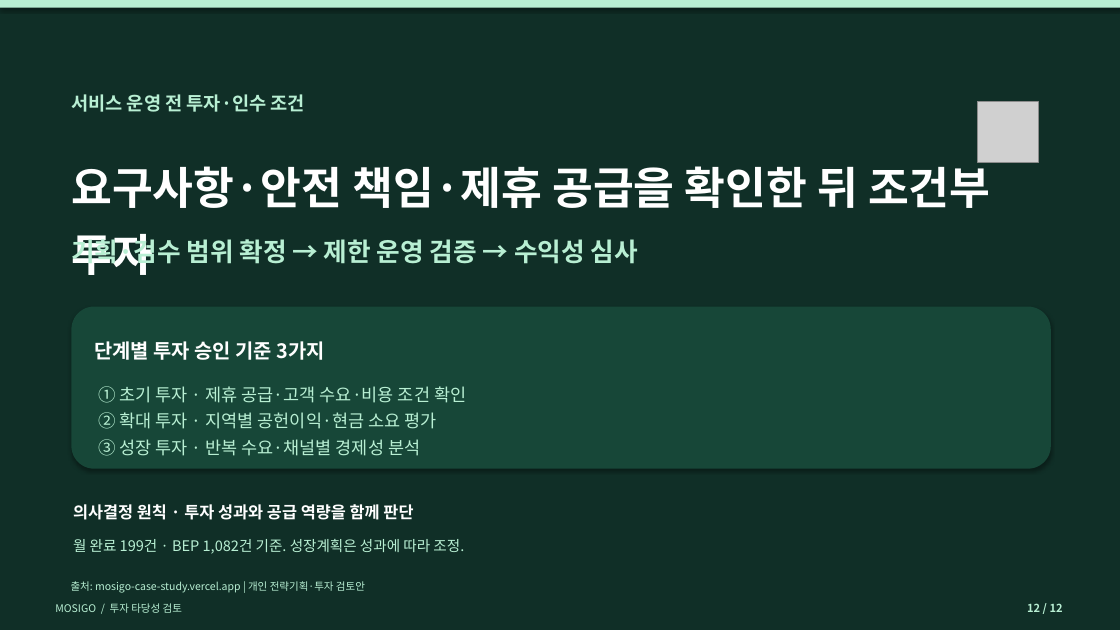
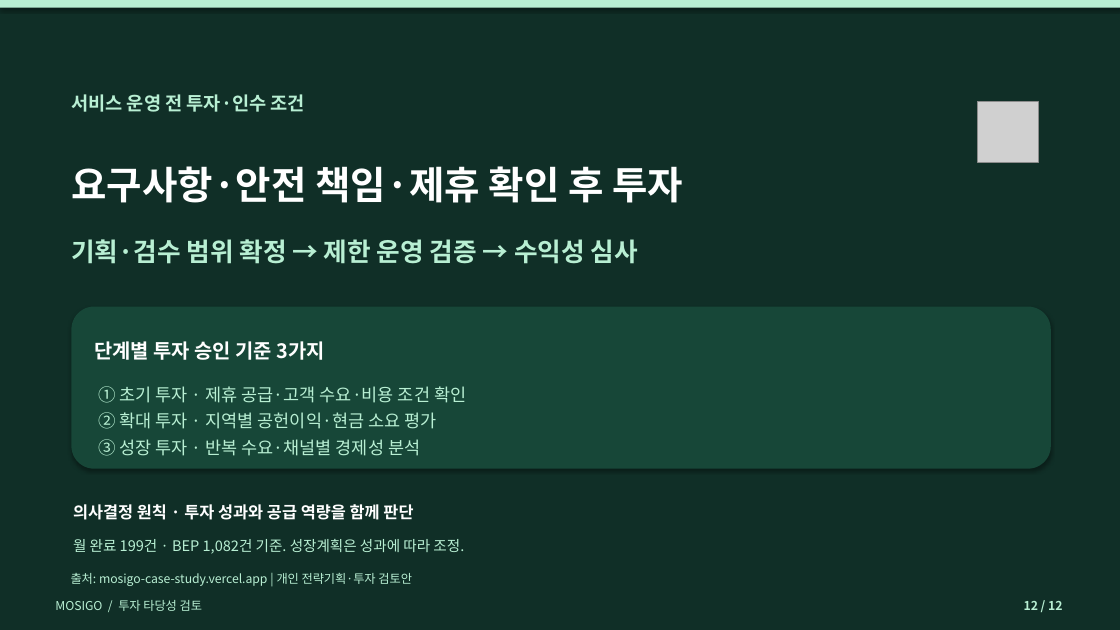
Before and after one commit to dohyunkimmm/mosigo-case-study, a slide deck: slide 12 of downloads/MOSIGO_IR_Investment_Review_12slides.pptx. Drawn at 1120x630 pixels with LibreOffice and Linux fonts; fonts in the diff are those of the drawing; grey boxes stand for pictures. Boxes give left, top, right and bottom in pixels: in the first picture for what was removed or moved away, otherwise in the second. Text is boxed around its words. In the diff, an @@ line names an element or a change of style, - is before the commit and + after.

```diff
--- a/downloads/MOSIGO_IR_Investment_Review_12slides.pptx
+++ b/downloads/MOSIGO_IR_Investment_Review_12slides.pptx
@@ text at bbox=[71, 166, 683, 203]: text changed; size 38 to 33 pt @@
-요구사항·안전 책임·제휴 공급을 확인한 뒤 조건부 투자
+요구사항·안전 책임·제휴 확인 후 투자
@@ text "출처: mosigo-case-study.vercel.app | 개인 전략기획·투자 ..." at bbox=[71, 573, 412, 586]: size 9 to 10.5 pt @@
@@ text "출처: mosigo-case-study.vercel.app | 개인 전략기획·투자 ...": place and size @@
-text "출처: mosigo-case-study.vercel.app | 개인 전략기획·투자 ..." at bbox=[71, 581, 365, 593]
+text "출처: mosigo-case-study.vercel.app | 개인 전략기획·투자 ..." at bbox=[71, 573, 412, 586]
@@ text "MOSIGO / 투자 타당성 검토" at bbox=[55, 600, 202, 611]: size 9 to 10.5 pt @@
@@ text "12 / 12" at bbox=[1024, 601, 1062, 610]: size 9.5 to 10.5 pt @@
```
Also in this commit, not shown: 11 other slides changed, 25 other files.
